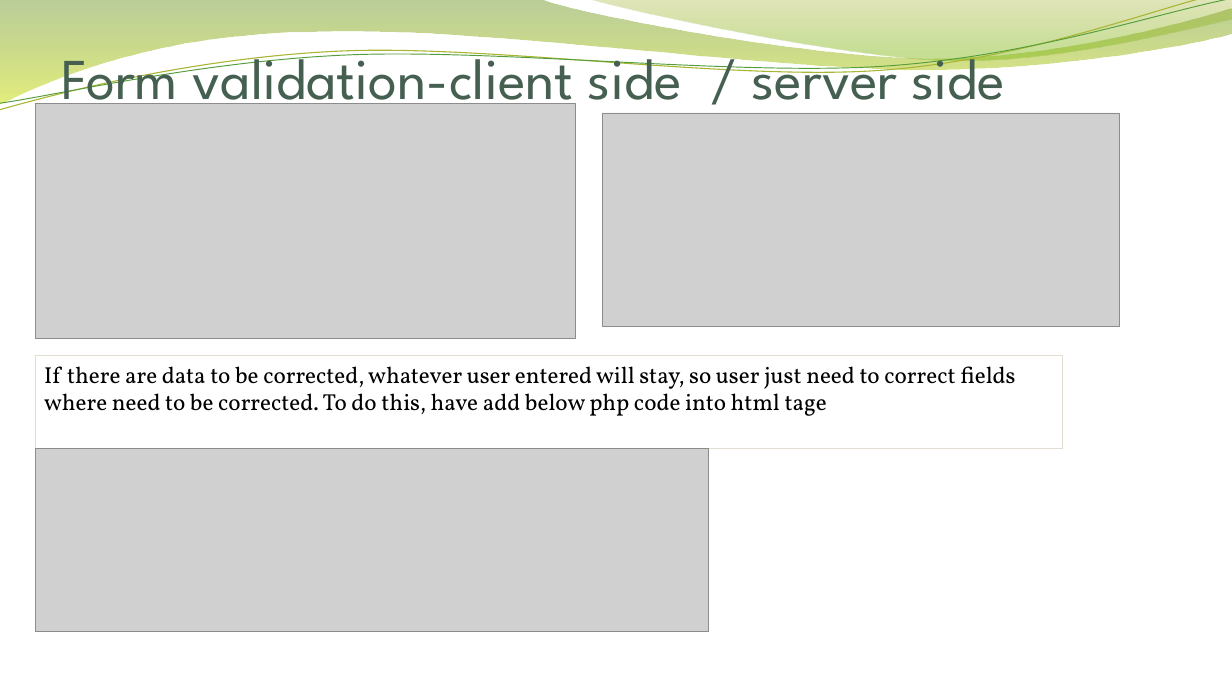
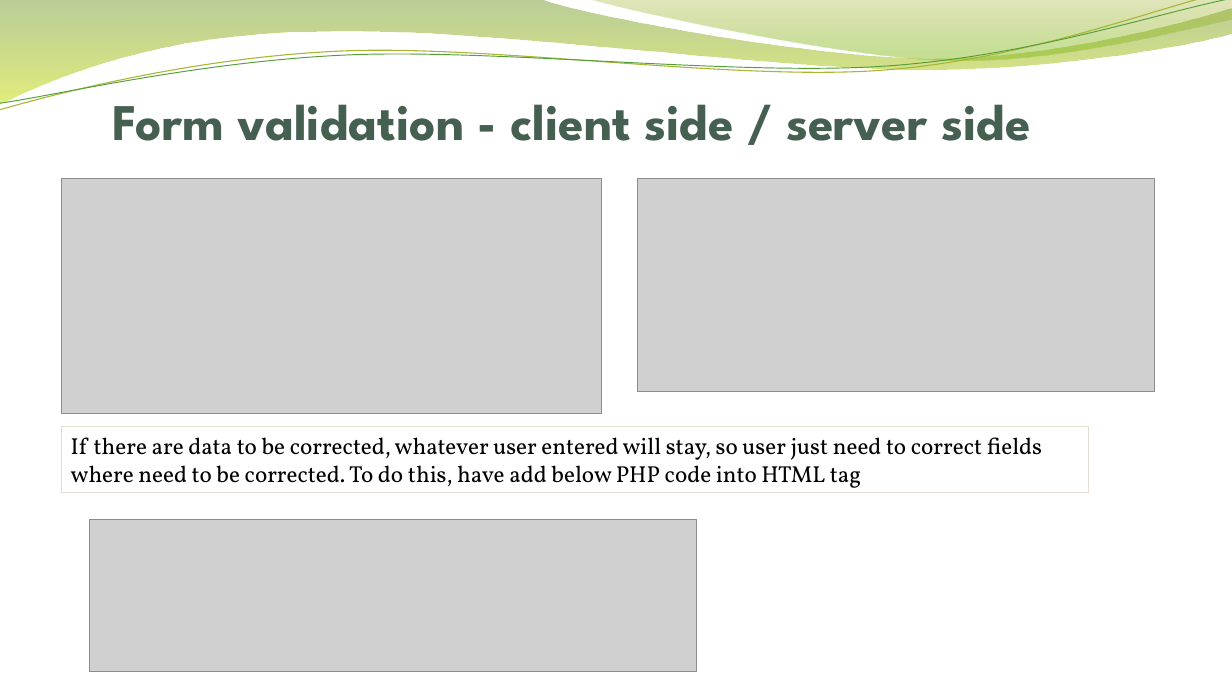
Before and after one commit to QianGaoProject/php, a slide deck: slide 2 of presentation/easy move_DF.pptx. Drawn at 1232x693 pixels with LibreOffice and Linux fonts; fonts in the diff are those of the drawing; grey boxes stand for pictures; background and template pictures are left out. Boxes give left, top, right and bottom in pixels: in the first picture for what was removed or moved away, otherwise in the second. Text is boxed around its words. In the diff, an @@ line names an element or a change of style, - is before the commit and + after.

```diff
--- a/presentation/easy move_DF.pptx
+++ b/presentation/easy move_DF.pptx
@@ title at (112, 104, 1031, 141): text changed; size 45 to 40 pt; bold on @@
-Form validation-client side / server side
+Form validation - client side / server side
@@ picture: place and size @@
-picture at (35, 104, 576, 338)
+picture at (62, 178, 603, 413)
@@ picture: place and size @@
-picture at (603, 113, 1119, 326)
+picture at (638, 178, 1154, 392)
@@ rectangle "If there are data to ...": place and size @@
-rectangle "If there are data to ..." at (35, 356, 1063, 449)
+rectangle "If there are data to ..." at (62, 427, 1090, 493)
@@ text in rectangle at (71, 437, 1042, 488): text changed @@
-If there are data to be corrected, whatever user entered will stay, so user just need to correct fields where need to be corrected. To do this, have add below php code into html tage
+If there are data to be corrected, whatever user entered will stay, so user just need to correct fields where need to be corrected. To do this, have add below PHP code into HTML tag
@@ picture: place and size @@
-picture at (35, 449, 709, 632)
+picture at (90, 519, 696, 672)
```
Also in this commit, not shown: 9 other slides changed, 4 other files.
